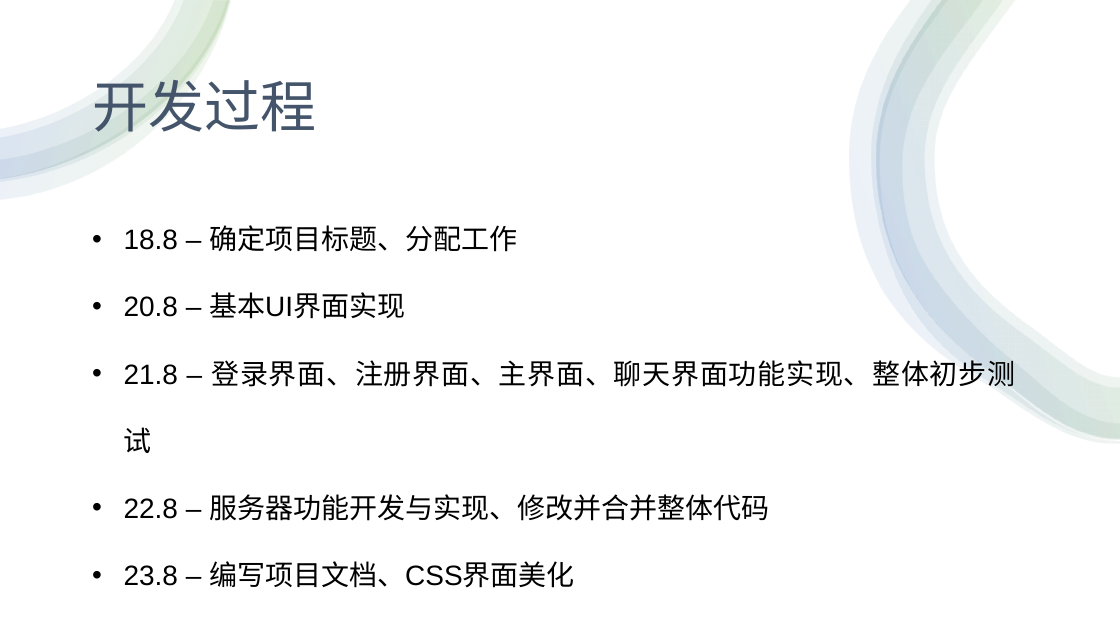
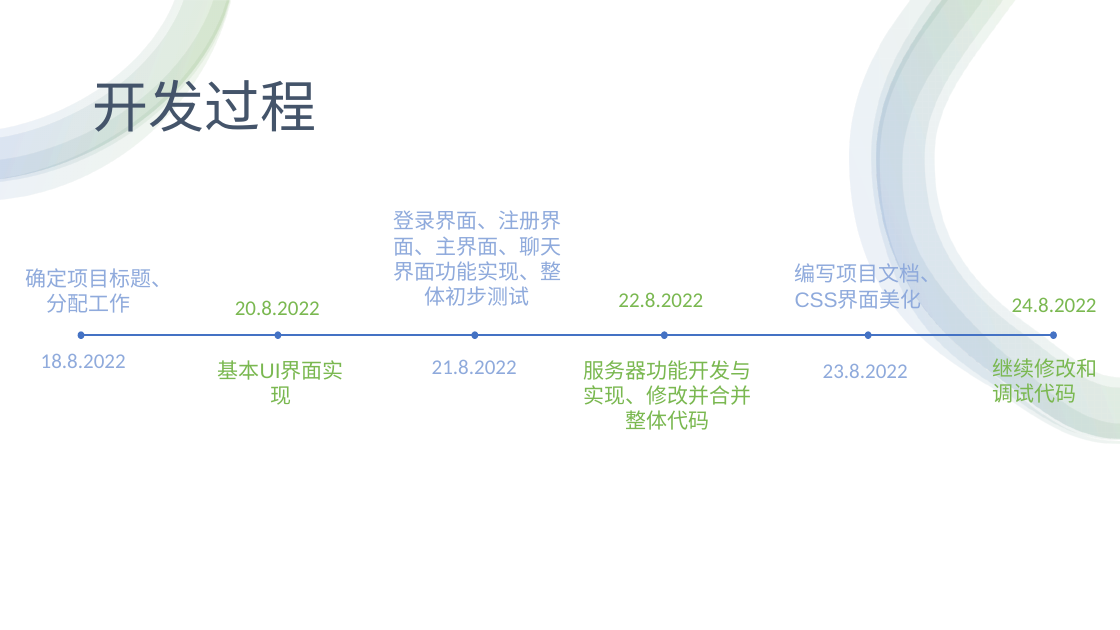
Before and after one commit to SeeChen/LCS_lanChatSoftware, a slide deck: slide 16 of LCS-实时通讯软件5组/LCS实时通讯软件.pptx (slide 12 before the commit). Drawn at 1120x630 pixels with LibreOffice and Linux fonts; fonts in the diff are those of the drawing. Boxes give left, top, right and bottom in pixels: in the first picture for what was removed or moved away, otherwise in the second. Text is boxed around its words. In the diff, an @@ line names an element or a change of style, - is before the commit and + after.

Commit message:
PPT

```diff
--- a/LCS-实时通讯软件5组/LCS实时通讯软件.pptx
+++ b/LCS-实时通讯软件5组/LCS实时通讯软件.pptx
@@ text removed at box(124, 225, 1015, 588) @@
-• 18.8 – 确定项目标题、分配工作
-• 20.8 – 基本UI界面实现
-• 21.8 – 登录界面、注册界面、主界面、聊天界面功能实现、整体初步测试
-• 22.8 – 服务器功能开发与实现、修改并合并整体代码
-• 23.8 – 编写项目文档、CSS界面美化
@@ text added at box(393, 210, 561, 306), 18 pt, text #8FAADC @@
+登录界面、注册界面、主界面、聊天界面功能实现、整体初步测试
@@ text added at box(26, 268, 173, 313), 18 pt, text #8FAADC @@
+确定项目标题、分配工作
@@ text added at box(795, 263, 942, 309), 18 pt, text #8FAADC @@
+编写项目文档、CSS界面美化
@@ text added at box(618, 292, 703, 307), 18 pt, text #7AB850 @@
+22.8.2022
@@ text added at box(1012, 297, 1097, 312), 18 pt, text #7AB850 @@
+24.8.2022
@@ text added at box(235, 300, 320, 315), 18 pt, text #7AB850 @@
+20.8.2022
@@ text added at box(41, 354, 126, 368), 18 pt, text #8FAADC @@
+18.8.2022
@@ ellipse added at box(78, 332, 84, 339), fill #4472C4, outline #4472C4 1 pt @@
@@ line added from (81, 335) to (1055, 335), #4472C4 1.5 pt @@
@@ ellipse added at box(276, 332, 281, 339), fill #4472C4, outline #4472C4 1 pt @@
@@ ellipse added at box(472, 332, 478, 339), fill #4472C4, outline #4472C4 1 pt @@
@@ ellipse added at box(662, 332, 668, 339), fill #4472C4, outline #4472C4 1 pt @@
@@ ellipse added at box(865, 332, 871, 339), fill #4472C4, outline #4472C4 1 pt @@
@@ text added at box(993, 355, 1098, 406), 18 pt, text #7AB850 @@
+继续修改和调试代码
@@ ellipse added at box(1051, 332, 1057, 339), fill #4472C4, outline #4472C4 1 pt @@
@@ text added at box(218, 360, 344, 380), 18 pt, text #7AB850 @@
+基本UI界面实现
@@ text added at box(432, 360, 517, 374), 18 pt, text #8FAADC @@
+21.8.2022
@@ text added at box(583, 360, 751, 430), 18 pt, text #7AB850 @@
+服务器功能开发与实现、修改并合并整体代码
@@ text added at box(823, 364, 908, 378), 18 pt, text #8FAADC @@
+23.8.2022
```
Also in this commit, not shown: 4 other slides changed, 4 slides added, 1 other file.
